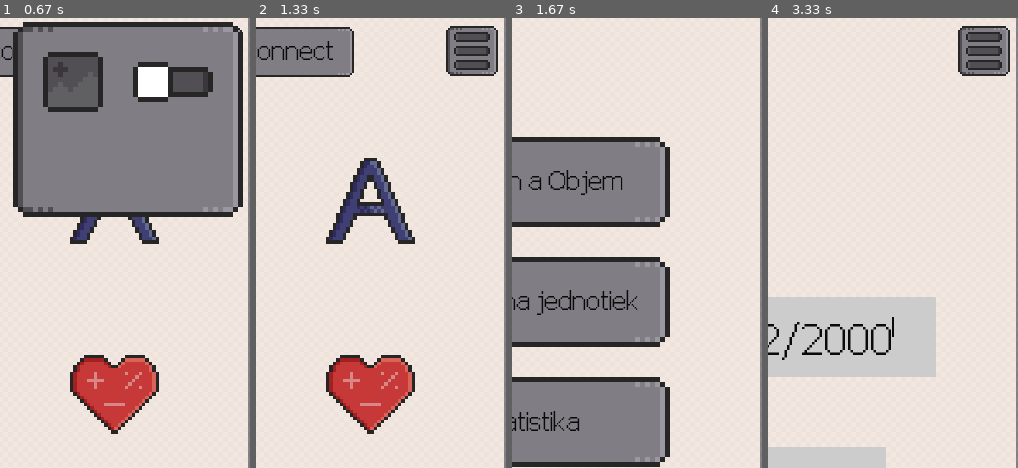
Above: before the commit, frames 1-4 (left to right).
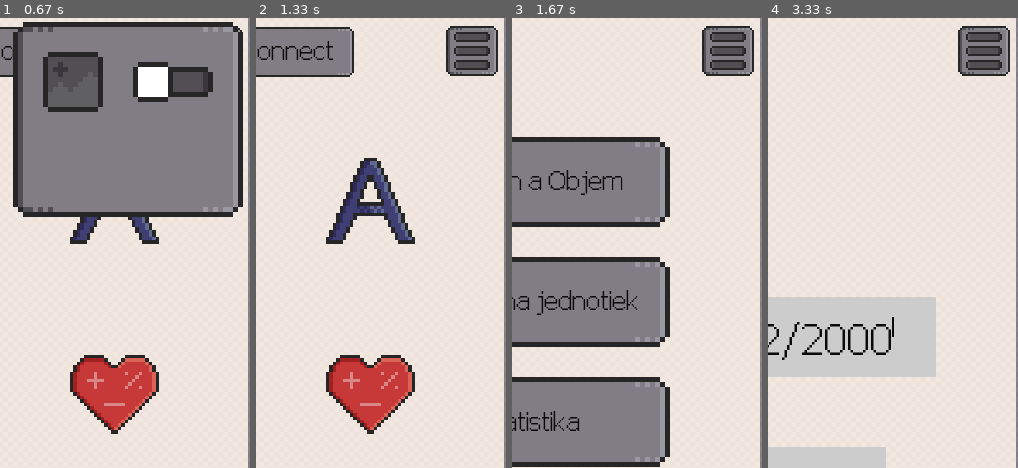
Above: after the commit, the same moments.

Repository: MichalRybecky/JAKP
Game: pygame game, started from main.py
Two runs of this game, one before a commit and one after it. Both use one fixed random seed, a clock stepped at 60 frames per second and the inputs below.
Inputs (mouse positions are % of the whole screen's width and height, from its top left):
- Up to frame 1 (0.67 s): press the mouse at (90, 6) at 0.37 s; move the mouse to (58, 39) at 0.47 s; release the mouse at (26, 73) at 0.6 s
- Up to frame 2 (1.33 s): press the mouse at (50, 6) at 0.7 s; move the mouse to (32, 46) at 0.8 s; release the mouse at (15, 87) at 0.93 s; press the mouse at (69, 86) at 1.03 s; move the mouse to (57, 81) at 1.13 s; release the mouse at (45, 76) at 1.27 s
- Up to frame 3 (1.67 s): click (30, 65) at 1.38 s
- Up to frame 4 (3.33 s): press the mouse at (69, 86) at 1.7 s; move the mouse to (76, 51) at 1.8 s; release the mouse at (82, 16) at 1.93 s; press the mouse at (10, 6) at 2.03 s; move the mouse to (41, 15) at 2.13 s; release the mouse at (72, 25) at 2.27 s; press the mouse at (30, 65) at 2.37 s; move the mouse to (28, 76) at 2.47 s; release the mouse at (26, 88) at 2.6 s; press the mouse at (10, 6) at 2.7 s; move the mouse to (35, 9) at 2.8 s; release the mouse at (60, 13) at 2.93 s; press the mouse at (69, 44) at 3.03 s; move the mouse to (48, 56) at 3.13 s; release the mouse at (26, 68) at 3.27 s
The pictures show only the part of the screen within x 46-96%, y 2-52%; the shares and areas given below are measured in that part.

Frames 1-2 are identical in both runs. In frame 3, 2.3% of the frame differs, in the area x 76-97%, y 1-13%; in frame 4, nothing differs.

Commit message:
Pridanie settings menu do vsemocna kalkulacka menu

Diff:
--- a/apps/vsemocna_kalkulacka.py
+++ b/apps/vsemocna_kalkulacka.py
@@ -1,7 +1,8 @@
 import pygame
-from settings import WIN, FPS
-from utils.load_assets import BACK, BG_vsemocna_L, BG_vsemocna_D, MAIN_FONT, FONT_COLOR_L, FONT_COLOR_D
+from settings import WIN, FPS, WIDTH
+from utils.load_assets import BACK, MENU, BG_vsemocna_L, BG_vsemocna_D, MAIN_FONT, FONT_COLOR_L, FONT_COLOR_D
 from utils.user_settings_handling import return_user_settings
+from apps.settings_menu import settings_menu
 
 pygame.init()
 
@@ -10,6 +11,7 @@
 
 def vsemocna_kalkulacka_app():
     B_BACK = pygame.Rect(20, 20, 60, 60)
+    B_MENU = pygame.Rect(WIDTH - 60 - 20, 20, 60, 60)
     cooldown = 0
     clock = pygame.time.Clock()
 
@@ -30,6 +32,7 @@
         # obrazovka + back button
         WIN.blit(BG_vsemocna, (0, 0))
         WIN.blit(BACK, (20, 20))
+        WIN.blit(MENU, (WIDTH - 65 - 20, 20))
 
         kalkul_1 = font.render("Obsah a Objem", True, FONT_COLOR)
         WIN.blit(kalkul_1, (170, 170))
@@ -59,6 +62,8 @@
         if click:
             if B_BACK.collidepoint(pos_x, pos_y):
                 run = False
+            elif B_MENU.collidepoint(pos_x, pos_y):
+                settings_menu()
 
         if cooldown != 0:
             cooldown -= 1
